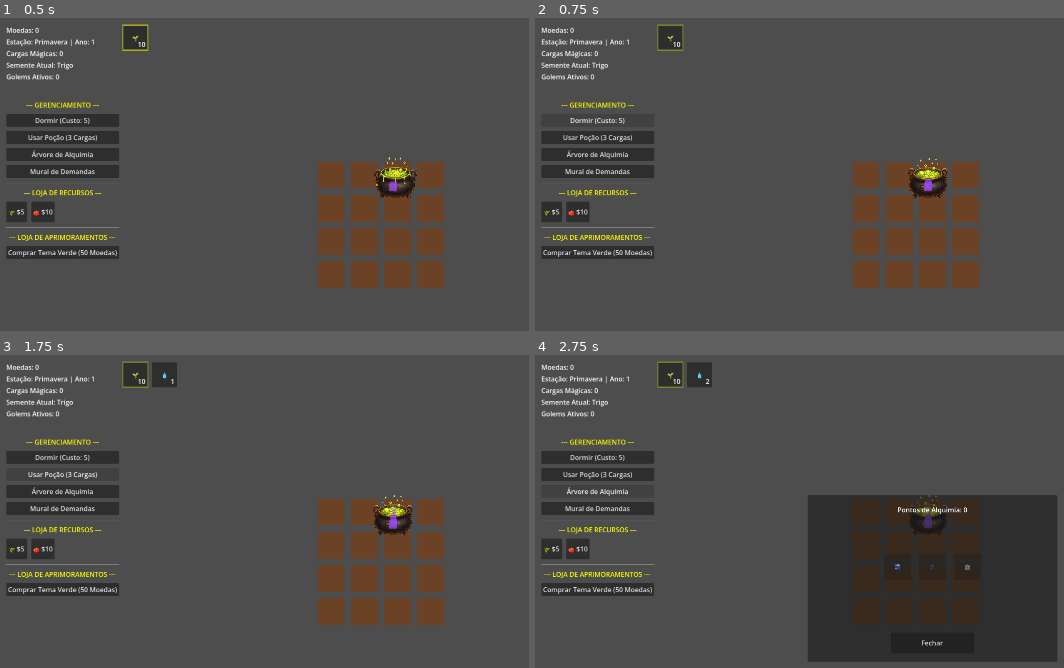
Above: before the commit, frames 1-4 (two rows, left to right).
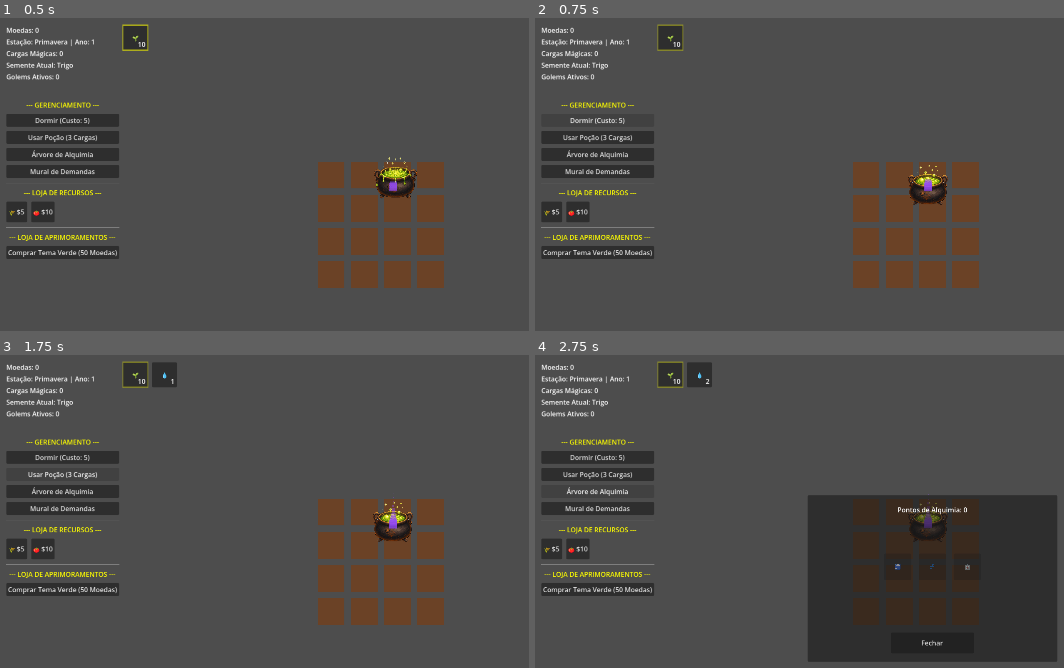
Above: after the commit, the same moments.

Repository: LeandroSatsuki/Cauldron-Crops
Game: Godot game, scene res://Scenes/Main.tscn
The game is run twice, just before and just after one commit, with the same random seed, the same clock (stepped at 60 frames per second) and the same inputs.
Inputs:
- Up to frame 1 (0.5 s): no input
- Up to frame 2 (0.75 s): click "Dormir (Custo: 5)" at 0.5 s
- Up to frame 3 (1.75 s): click "Usar Poção (3 Cargas)" at 1.25 s
- Up to frame 4 (2.75 s): click "Árvore de Alquimia" at 2 s

Frame 1 is identical in both runs. In frame 2, 0.6% of the frame differs, in the area x 70-79%, y 44-60%; in frame 3, 0.6%; in frame 4, 0.3%.

Commit message:
correcao de colisoes, estabilizacao de animacao e remocao de fundo no caldeirao

Diff:
--- a/Scripts/Cauldron.gd
+++ b/Scripts/Cauldron.gd
@@ -14,7 +14,7 @@
 	if misturar_button:
 		misturar_button.pressed.connect(_on_misturar_button_pressed)
 	$Area2D.input_pickable = true
-	$Area2D.input_event.connect(_on_area_2d_input_event)
+	$Area2D.input_event.connect(_on_area2d_input_event)
 	$BrewTimer.timeout.connect(_on_brew_timer_timeout)
 
 	var btn_fechar = $PopupUI/BtnFechar
@@ -24,8 +24,15 @@
 	# Ajustar o offset do sprite (escala 0.5): offset em pixels de textura (não escalados)
 	$BaseAnchor/SpriteCaldeirao.offset = Vector2(0, -103)
 
-func _on_area_2d_input_event(_viewport: Node, event: InputEvent, _shape_idx: int) -> void:
+func _process(_delta: float) -> void:
+	if $BaseAnchor/SpriteCaldeirao.frame >= 4:
+		$BaseAnchor/SpriteCaldeirao.offset.y = -70
+	else:
+		$BaseAnchor/SpriteCaldeirao.offset.y = -103
+
+func _on_area2d_input_event(_viewport: Node, event: InputEvent, _shape_idx: int) -> void:
 	if event is InputEventMouseButton and event.button_index == MOUSE_BUTTON_LEFT and event.pressed:
+		print("Debug: Caldeirão clicado")
 		print("O caldeirão foi clicado com sucesso!")
 		if estado_atual == "IDLE":
 			popup_ui.visible = true
@@ -102,6 +109,9 @@
 			estado_atual = "BREWING"
 			popup_ui.visible = false
 			$BaseAnchor/SpriteCaldeirao.play("brewing")
+			var tween = create_tween()
+			tween.tween_property($BaseAnchor/SpriteCaldeirao, "scale", Vector2(0.6, 0.4), 0.2)
+			tween.tween_property($BaseAnchor/SpriteCaldeirao, "scale", Vector2(0.5, 0.5), 0.2)
 			$BrewTimer.start(tempo_producao)
 			_limpar_slots()
 		else:
@@ -126,6 +136,9 @@
 			estado_atual = "BREWING"
 			popup_ui.visible = false
 			$BaseAnchor/SpriteCaldeirao.play("brewing")
+			var tween = create_tween()
+			tween.tween_property($BaseAnchor/SpriteCaldeirao, "scale", Vector2(0.6, 0.4), 0.2)
+			tween.tween_property($BaseAnchor/SpriteCaldeirao, "scale", Vector2(0.5, 0.5), 0.2)
 			$BrewTimer.start(tempo_producao)
 			_limpar_slots()
 		else:
Not shown, added: Assets/caldeirao_clean_sheet_roxo.png.import
Not shown, added: Assets/caldeirao_clean_sheet_verde.png.import
